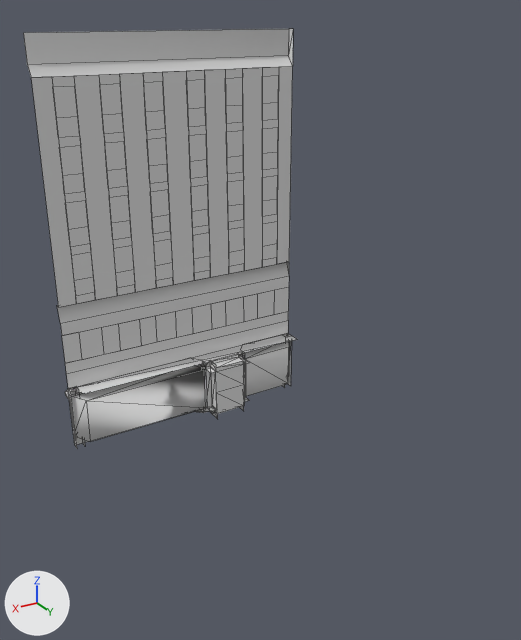
An edit to the FBX model Assets/Amy/Scenes/City/ss_storefront_0.fbx, drawn before and after from the same camera.
Rendered twice from a 50 mm camera at (14.4, 30.8, 19.9) aimed at (-0.1, 6.8, 7.9). Arrows for +X, +Y and +Z are at lower left; the lights stay in place. Mesh edges are drawn as thin lines. Where no turn or scale is listed for an object, it has been applied to the vertices. Vertices at the same position are counted once.

The first picture shows 'SS_StoreFront'.
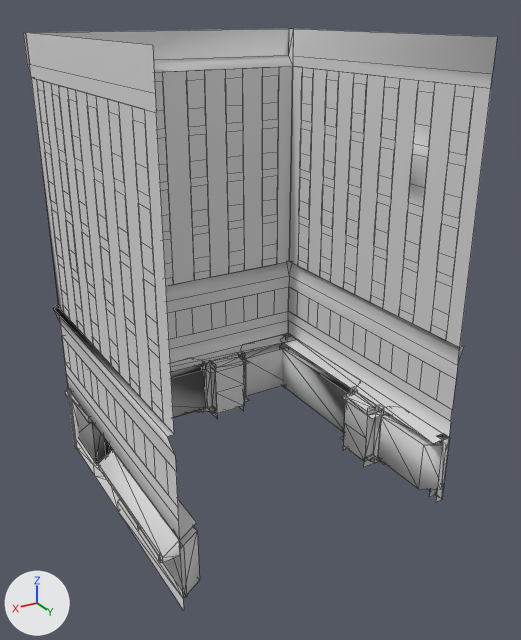
Patch to the scene script:
```diff
--- a/Assets/Amy/Scenes/City/ss_storefront_0.fbx.py
+++ b/Assets/Amy/Scenes/City/ss_storefront_0.fbx.py
@@ me_attach_000f9664_001 @@
-me_attach_000f9664_001.from_pydata(...)  # 383 vertices, 258 faces; spans x -6.1..6.5, y -0.9..1.2, z 0.0..19.1
+me_attach_000f9664_001.from_pydata(...)  # 1134 vertices, 766 faces; spans x -6.7..7.2, y -0.9..12.4, z 0.0..19.1
+# me_attach_000f9664_001 part 1: the loose piece of 8 vertices spanning x -6.1..-5.7, y -0.3..0.1, z 0.0..3.2 is copied, and the copy is turned -90 degrees about the z axis through its middle, then moved by (0.0, 12.2, 0.0); it spans x -6.1..-5.7, y 12.0..12.4, z 0.0..3.2
+# me_attach_000f9664_001 part 2: the loose piece of 6 vertices spanning x -6.1..6.5, y -0.2..0.7, z 3.2..4.0 is copied, and the copy is turned -90 degrees about the z axis through its middle, then moved by (-5.8, 5.8, 0.0); it spans x -6.1..-5.1, y -0.2..12.4, z 3.2..4.0
+# me_attach_000f9664_001 part 3: the loose piece of 7 vertices spanning x -2.7..-2.3, y 0.5..1.2, z 2.8..3.2 is copied, and the copy is turned -90 degrees about the z axis through its middle, then moved by (-2.5, 8.0, 0.0); it spans x -5.3..-4.6, y 8.7..9.0, z 2.8..3.2
+# me_attach_000f9664_001 part 4: the loose piece of 7 vertices spanning x -2.7..-2.3, y 0.2..1.2, z 0.0..0.6 is copied, and the copy is turned -90 degrees about the z axis through its middle, then moved by (-2.6, 8.1, 0.0); it spans x -5.6..-4.6, y 8.7..9.0, z 0.0..0.6
+# me_attach_000f9664_001 part 5: the loose piece of 6 vertices spanning x -0.7..-0.3, y 0.7..1.2, z 0.6..2.8 is copied, and the copy is moved by (-4.4, 8.0, 0.0); it spans x -5.1..-4.6, y 8.7..9.1, z 0.6..2.8
+# me_attach_000f9664_001 part 6: the loose piece of 12 vertices spanning x -2.4..-0.7, y 0.7..1.2, z 0.3..3.2 is copied, and the copy is turned -90 degrees about the z axis through its middle, then moved by (-3.3, 6.9, 0.0); it spans x -5.1..-4.6, y 7.0..8.7, z 0.3..3.2
+# me_attach_000f9664_001 part 7: the loose piece of 17 vertices spanning x -6.1..-2.7, y -0.2..0.7, z 0.0..3.2 is copied, and the copy is turned -90 degrees about the z axis through its middle, then moved by (-1.2, 10.5, 0.0); it spans x -6.1..-5.1, y 9.0..12.4, z 0.0..3.2
+# me_attach_000f9664_001 part 8: the loose piece of 23 vertices spanning x -0.4..6.5, y -0.2..0.7, z 0.0..3.2 is copied, and the copy is turned -90 degrees about the z axis through its middle, then moved by (-8.7, 3.0, 0.0); it spans x -6.1..-5.1, y -0.2..6.7, z 0.0..3.2
+# me_attach_000f9664_001 part 9: the loose piece of 8 vertices spanning x 6.1..6.5, y -0.3..0.1, z 0.0..3.2 is copied, and the copy is turned 90 degrees about the z axis through its middle; it spans x 6.2..6.6, y -0.2..0.2, z 0.0..3.2
+# me_attach_000f9664_001 part 10: the loose piece of 6 vertices spanning x -6.1..6.5, y -0.2..0.7, z 3.2..4.0 is copied, and the copy is turned 90 degrees about the z axis through its middle, then moved by (5.8, 5.8, 0.0); it spans x 5.6..6.5, y -0.2..12.4, z 3.2..4.0
+# me_attach_000f9664_001 part 11: the loose piece of 16 vertices spanning x -3.1..0.0, y -0.2..1.2, z 0.0..0.3 is copied, and the copy is turned 90 degrees about the z axis through its middle, then moved by (7.4, 3.8, 0.0); it spans x 5.1..6.5, y 2.7..5.9, z 0.0..0.3
+# me_attach_000f9664_001 part 12: the loose piece of 17 vertices spanning x -6.1..-2.7, y -0.2..0.7, z 0.0..3.2 is copied, and the copy is turned 90 degrees about the z axis through its middle, then moved by (10.5, 1.2, 0.0); it spans x 5.6..6.5, y -0.2..3.1, z 0.0..3.2
+# me_attach_000f9664_001 part 13: the loose piece of 23 vertices spanning x -0.4..6.5, y -0.2..0.7, z 0.0..3.2 is copied, and the copy is turned 90 degrees about the z axis through its middle, then moved by (3.0, 8.7, 0.0); it spans x 5.6..6.5, y 5.5..12.4, z 0.0..3.2
+# me_attach_000f9664_001 part 14: 244 vertices added at x 5.1..7.2, y -0.2..12.4, z 0.3..19.1
+# me_attach_000f9664_001 part 15: 219 vertices added at x -6.3..-5.9, y -0.2..12.4, z 0.6..19.1
 me_attach_000f9664_001.materials.append(mat_landtabless03_c_sa1lvl_116)
```

What differs and where, as boxes [x1, y1, x2, y2] in the pictures (521 x 640 px):
'SS_StoreFront', reshaped (73% wider, 39% taller)
    before: [23, 29, 296, 448]
    after: [23, 29, 497, 611]
part 1 of me_attach_000f9664_001, added
    after: [429, 433, 450, 502]
part 2 of me_attach_000f9664_001, added
    after: [280, 320, 451, 444]
part 3 of me_attach_000f9664_001, added
    after: [368, 406, 381, 419]
part 4 of me_attach_000f9664_001, added
    after: [364, 455, 385, 467]
part 5 of me_attach_000f9664_001, added
    after: [365, 416, 382, 459]
part 6 of me_attach_000f9664_001, added
    after: [343, 391, 376, 462]
part 7 of me_attach_000f9664_001, added
    after: [379, 409, 443, 496]
part 8 of me_attach_000f9664_001, added
    after: [279, 344, 353, 432]
part 9 of me_attach_000f9664_001, added
    after: [67, 389, 79, 449]
part 10 of me_attach_000f9664_001, added
    after: [67, 375, 197, 540]
part 11 of me_attach_000f9664_001, added
    after: [95, 476, 120, 512]
part 12 of me_attach_000f9664_001, added
    after: [71, 393, 105, 477]
part 13 of me_attach_000f9664_001, added
    after: [113, 450, 200, 611]
part 14 of me_attach_000f9664_001, added
    after: [23, 33, 187, 597]
part 15 of me_attach_000f9664_001, added
    after: [153, 29, 497, 421]
